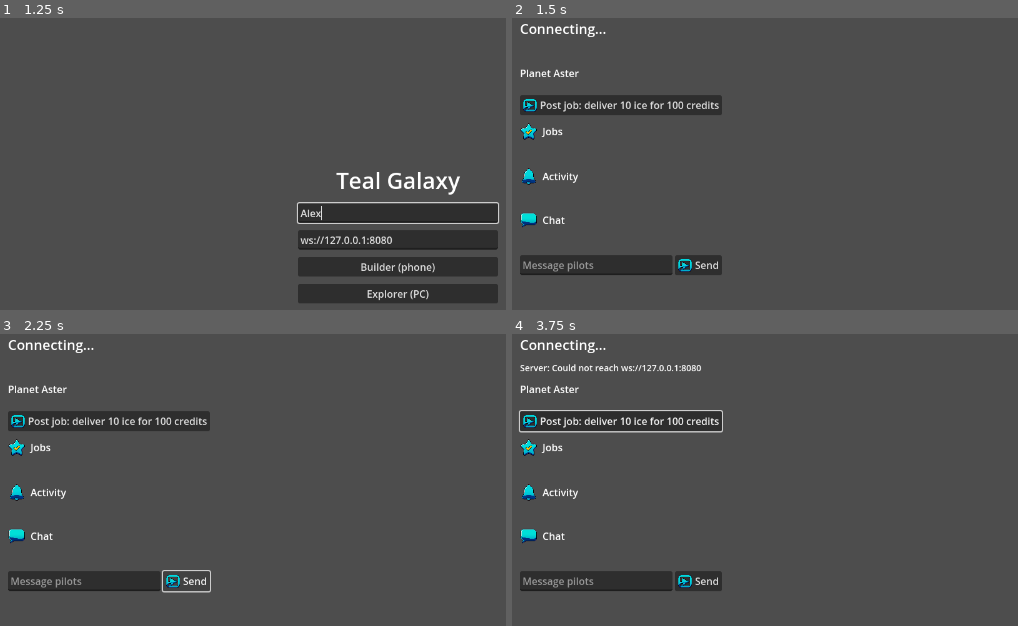
Above: before the commit, frames 1-4 (two rows, left to right).
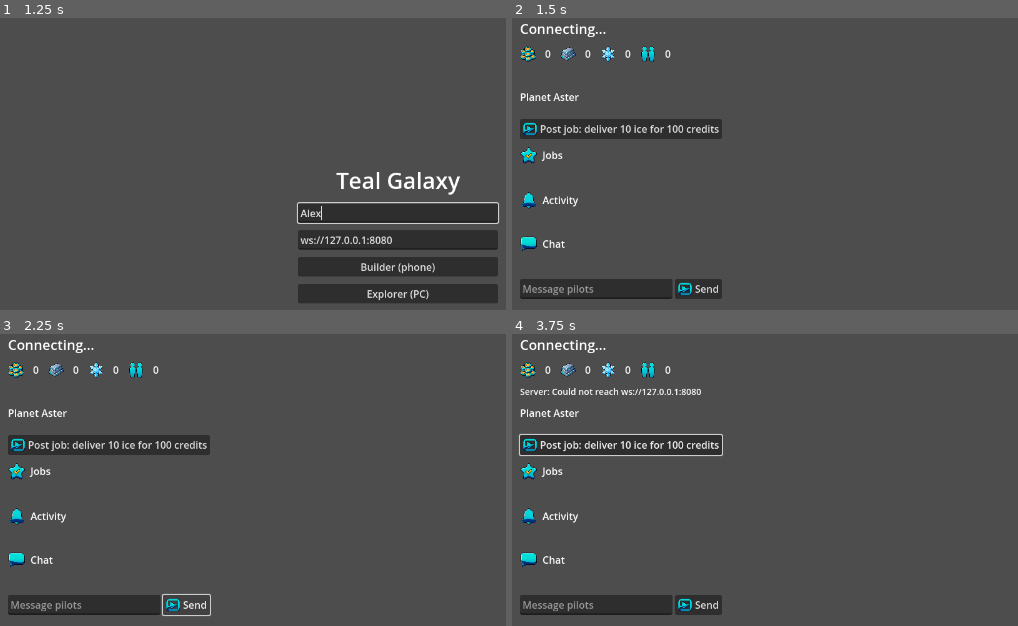
Above: after the commit, the same moments.

Repository: AkaneSunset/Teal-Galaxy
Game: Godot game, scene res://main.tscn
Two runs of this game, one before a commit and one after it. Both use one fixed random seed, a clock stepped at 60 frames per second and the inputs below.
Inputs (mouse positions are in pixels of both pictures, inside the frame that each line leads up to):
- Up to frame 1 (1.25 s): click (399, 213) at 0.52 s; type "Alex" at 0.6 s
- Up to frame 2 (1.5 s): click "Builder (phone)" at 1.25 s
- Up to frame 3 (2.25 s): click "Send" at 2 s
- Up to frame 4 (3.75 s): click "Post job: deliver 10 ice for …" at 2.75 s; move the mouse to (outside the picture) at 3.52 s; hold Right from 3.53 s (still down); tap X at 3.6 s; click (outside the picture) at 3.67 s

Frame 1 is identical in both runs. In frame 2, 12% of the frame differs, in the area x 1-42%, y 9-97%; in frame 3, 11%; in frame 4, 13%.

Commit message:
Add building, resource and HUD icons
Builder: icons on built slots and the build menu, plus a resource bar
for credits, metal, ice and population. Explorer: white boost,
phase-shift and mass-lock icons on the HUD (tinted by the HUD colour),
an arrow for the pilot on the nav map, and icons on the nav map and
settings titles.

Co-Authored-By: Claude Opus 5.5 (1M context) <noreply@anthropic.com>
Claude-Session: https://claude.ai/code/session_01G2AwNgppr5peoD9c36Wybk

Diff:
--- a/game/builder.gd
+++ b/game/builder.gd
@@ -12,6 +12,7 @@
 
 var _header: Label
 var _status: Label
+var _stock := {} # resource -> Label in the resource bar
 var _slots: GridContainer
 var _post_job: Button
 var _jobs: Label
@@ -34,6 +35,11 @@
 	margin.add_child(col)
 
 	_header = _label(col, 22)
+	var bar := HBoxContainer.new()
+	bar.add_theme_constant_override("separation", 14)
+	col.add_child(bar)
+	for r in [["credits", "credits"], ["metal", "metal"], ["ice", "ice"], ["population", "group"]]:
+		_stock[r[0]] = _icon_label(bar, r[1])
 	_status = _label(col, 14)
 	_label(col, 16).text = "Planet Aster"
 	_slots = GridContainer.new()
@@ -81,8 +87,8 @@
 	add_child(_menu)
 
 	Net.state_changed.connect(_refresh)
-	Net.server_error.connect(func(reason): _status.text = "Server: " + reason)
-	Net.connection_changed.connect(func(online): _status.text = "Connected" if online else "Connecting to server...")
+	Net.server_error.connect(func(reason): _status.text = "Server: " + reason; _status.visible = true)
+	Net.connection_changed.connect(func(online): _status.text = "Connected" if online else "Connecting to server..."; _status.visible = true)
 	_header.text = "Connecting..."
 
 
@@ -102,6 +108,20 @@
 	title.autowrap_mode = TextServer.AUTOWRAP_OFF
 
 
+## An icon with a number beside it, for the resource bar.
+func _icon_label(parent: Node, icon: String) -> Label:
+	var pic := TextureRect.new()
+	pic.texture = load(ICONS + icon + ".png")
+	pic.custom_minimum_size = Vector2(26, 26)
+	pic.expand_mode = TextureRect.EXPAND_IGNORE_SIZE
+	pic.stretch_mode = TextureRect.STRETCH_KEEP_ASPECT_CENTERED
+	parent.add_child(pic)
+	var l := _label(parent, 16)
+	l.autowrap_mode = TextServer.AUTOWRAP_OFF
+	l.text = "0"
+	return l
+
+
 func _icon_button(button: Button, icon: String) -> void:
 	button.icon = load(ICONS + icon + ".png")
 	button.add_theme_constant_override("icon_max_width", 24)
@@ -117,8 +137,12 @@
 
 func _refresh(state: Dictionary) -> void:
 	var stock: Dictionary = state.stock
-	_header.text = "%s   |   %d credits" % [state.system.name, state.credits]
-	_status.text = "Metal %d   Ice %d   Population %d" % [stock.metal, stock.get("ice", 0), state.population]
+	_header.text = state.system.name
+	_status.visible = false
+	_stock.credits.text = str(int(state.credits))
+	_stock.metal.text = str(int(stock.metal))
+	_stock.ice.text = str(int(stock.get("ice", 0)))
+	_stock.population.text = str(int(state.population))
 
 	var planet: Dictionary = state.system.planets[0]
 	var by_slot := {}
@@ -132,6 +156,10 @@
 		btn.size_flags_horizontal = Control.SIZE_EXPAND_FILL
 		if by_slot.has(slot):
 			btn.text = BUILDING_INFO[by_slot[slot]].name
+			btn.icon = load(ICONS + by_slot[slot] + ".png")
+			btn.add_theme_constant_override("icon_max_width", 44)
+			btn.add_theme_color_override("icon_disabled_color", Color.WHITE)
+			btn.add_theme_color_override("font_disabled_color", Color(1, 1, 1, 0.85))
 			btn.disabled = true
 		else:
 			btn.text = "+ Build"
@@ -164,7 +192,8 @@
 	var i := 0
 	for type in BUILDING_INFO:
 		if type in unlocked:
-			_menu.add_item("%s  (%s)" % [BUILDING_INFO[type].name, BUILDING_INFO[type].cost], i)
+			_menu.add_icon_item(load(ICONS + type + ".png"), "%s  (%s)" % [BUILDING_INFO[type].name, BUILDING_INFO[type].cost], i)
+			_menu.set_item_icon_max_width(_menu.get_item_index(i), 32)
 			_menu.set_item_metadata(_menu.get_item_index(i), type)
 		i += 1
 	_menu.popup_centered()
--- a/game/explorer.gd
+++ b/game/explorer.gd
@@ -16,6 +16,11 @@
 
 const SEND_EVERY := 0.1
 const MINE_EVERY := 0.4
+const HUD_ICONS := {
+	"boost": preload("res://ui/hud_icons/boost.png"),
+	"phase": preload("res://ui/hud_icons/phase.png"),
+	"mass_lock": preload("res://ui/hud_icons/mass_lock.png"),
+}
 const MINE_ENERGY := 1.2 # from the weapons capacitor, per tick
 const MINE_RANGE := 150.0 # metres from a rock's surface
 const DOCK_RANGE := 1_500.0 # metres from the Spaceport to trade
@@ -761,6 +766,28 @@
 		_hud.draw_rect(Rect2(x, base.y - 14, 36 * cap, 4), white)
 		_hud.draw_string(font, Vector2(x + 4, base.y + 4), names[i], HORIZONTAL_ALIGNMENT_LEFT, -1, 12, white)
 
+	# Drive status icons, bottom centre: boost, phase-shift, and mass lock when it applies.
+	var icons := []
+	if flight.mode == Flight.Mode.SUBLIGHT:
+		var ready := flight.boost_left > 0.0 or flight.boost_ready()
+		var cool := 1.0 - clampf(flight.boost_cooldown / flight.stats.boost_cooldown, 0.0, 1.0)
+		icons.append([HUD_ICONS.boost, 1.0 if ready else 0.3, 1.0 if ready else cool])
+	var phase_alpha := 1.0 if flight.mode == Flight.Mode.PHASE else 0.3
+	var phase_fill := 0.0
+	if flight.mode == Flight.Mode.CHARGING:
+		phase_alpha = 0.6 + 0.4 * sin(Time.get_ticks_msec() / 120.0)
+		phase_fill = 1.0 - flight.charge_left / flight.stats.phase_charge
+	icons.append([HUD_ICONS.phase, phase_alpha, phase_fill])
+	if _flight_env().mass_locked:
+		icons.append([HUD_ICONS.mass_lock, 1.0, 0.0])
+	var ix := c.x - icons.size() * 26.0
+	for icon in icons:
+		var r := Rect2(ix + 4, size.y - 64, 44, 44)
+		_hud.draw_texture_rect(icon[0], r, false, Color(white, icon[1]))
+		if icon[2] > 0.0 and icon[2] < 1.0:
+			_hud.draw_arc(r.get_center(), 27, -PI / 2, -PI / 2 + TAU * icon[2], 32, white, 2.0)
+		ix += 52.0
+
 	# Shields and hull.
 	var sx := base.x + 150.0
 	_hud.draw_string(font, Vector2(sx, base.y - 34), "Shields", HORIZONTAL_ALIGNMENT_LEFT, -1, 12, white)
--- a/game/nav_map.gd
+++ b/game/nav_map.gd
@@ -5,6 +5,8 @@
 ## to delete it. Seen from above, with the ship's heading drawn as a line.
 
 const System := preload("res://teal_prime.gd")
+const PILOT_ICON := preload("res://ui/hud_icons/pilot.png")
+const TITLE_ICON := preload("res://ui/hud_icons/nav_map.png")
 
 signal route_changed(route: Array)
 signal waypoint_added
@@ -57,10 +59,20 @@
 	_area.gui_input.connect(_on_map_input)
 	row.add_child(_area)
 
+	var title_row := HBoxContainer.new()
+	title_row.add_theme_constant_override("separation", 10)
+	side_panel.add_child(title_row)
+	var pic := TextureRect.new()
+	pic.texture = TITLE_ICON
+	pic.custom_minimum_size = Vector2(32, 32)
+	pic.expand_mode = TextureRect.EXPAND_IGNORE_SIZE
+	pic.stretch_mode = TextureRect.STRETCH_KEEP_ASPECT_CENTERED
+	pic.modulate = colour
+	title_row.add_child(pic)
 	var title := Label.new()
 	title.text = "Navigation"
 	title.add_theme_font_size_override("font_size", 24)
-	side_panel.add_child(title)
+	title_row.add_child(title)
 	var levels := HBoxContainer.new()
 	side_panel.add_child(levels)
 	for l in [["Local", Level.LOCAL], ["System", Level.SYSTEM], ["Galactic", Level.GALACTIC]]:
@@ -204,12 +216,14 @@
 			_area.draw_circle(p, r, col)
 		_area.draw_string(font, p + Vector2(r + 6, 5), it.name, HORIZONTAL_ALIGNMENT_LEFT, -1, 14, col)
 
-	# The ship, with a line along its heading.
+	# The ship: an arrow pointing along its heading.
 	var s := _to_screen(ship_pos)
-	var h := Vector2(ship_heading.x, ship_heading.z).normalized()
-	_area.draw_line(s, s + h * 28.0, Color.WHITE, 2.0)
-	_area.draw_circle(s, 5, Color.WHITE)
-	_area.draw_string(font, s + Vector2(10, -8), "You", HORIZONTAL_ALIGNMENT_LEFT, -1, 14, Color.WHITE)
+	var h := Vector2(ship_heading.x, ship_heading.z)
+	var angle := h.angle() + PI / 2 if h.length() > 0.001 else 0.0
+	_area.draw_set_transform(s, angle)
+	_area.draw_texture_rect(PILOT_ICON, Rect2(-12, -12, 24, 24), false, Color.WHITE)
+	_area.draw_set_transform(Vector2.ZERO)
+	_area.draw_string(font, s + Vector2(16, -8), "You", HORIZONTAL_ALIGNMENT_LEFT, -1, 14, Color.WHITE)
 
 
 func _on_map_input(event: InputEvent) -> void:
--- a/game/settings_menu.gd
+++ b/game/settings_menu.gd
@@ -28,10 +28,20 @@
 	col.add_theme_constant_override("separation", 10)
 	center.add_child(col)
 
+	var title_row := HBoxContainer.new()
+	title_row.add_theme_constant_override("separation", 10)
+	col.add_child(title_row)
+	var pic := TextureRect.new()
+	pic.texture = preload("res://ui/hud_icons/settings.png")
+	pic.custom_minimum_size = Vector2(32, 32)
+	pic.expand_mode = TextureRect.EXPAND_IGNORE_SIZE
+	pic.stretch_mode = TextureRect.STRETCH_KEEP_ASPECT_CENTERED
+	pic.modulate = controls.hud_color()
+	title_row.add_child(pic)
 	var title := Label.new()
 	title.text = "Settings"
 	title.add_theme_font_size_override("font_size", 26)
-	col.add_child(title)
+	title_row.add_child(title)
 
 	var drift := CheckBox.new()
 	drift.text = "Start with drift on (flight assist off)"
Binary file added: game/ui/hud_icons/boost.png
Not shown, added: game/ui/hud_icons/boost.png.import
Binary file added: game/ui/hud_icons/chat.png
Not shown, added: game/ui/hud_icons/chat.png.import
Binary file added: game/ui/hud_icons/mass_lock.png
Not shown, added: game/ui/hud_icons/mass_lock.png.import
Binary file added: game/ui/hud_icons/nav_map.png
Not shown, added: game/ui/hud_icons/nav_map.png.import
Binary file added: game/ui/hud_icons/phase.png
Not shown, added: game/ui/hud_icons/phase.png.import
Binary file added: game/ui/hud_icons/pilot.png
Not shown, added: game/ui/hud_icons/pilot.png.import
(and 30 more such lines)
